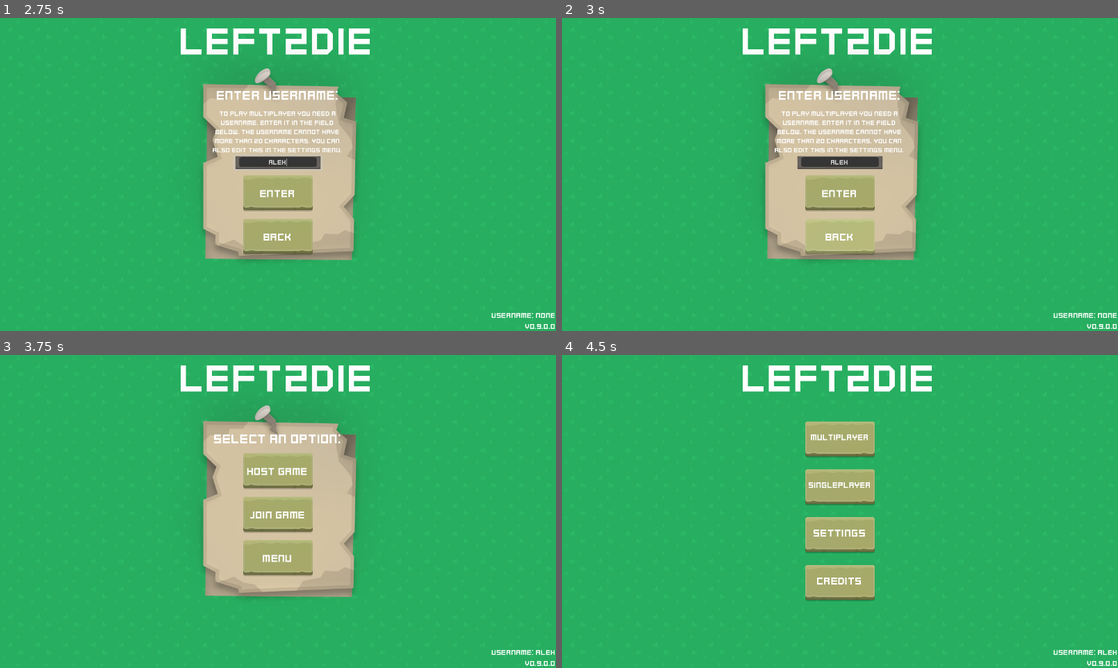
Above: before the commit, frames 1-4 (two rows, left to right).
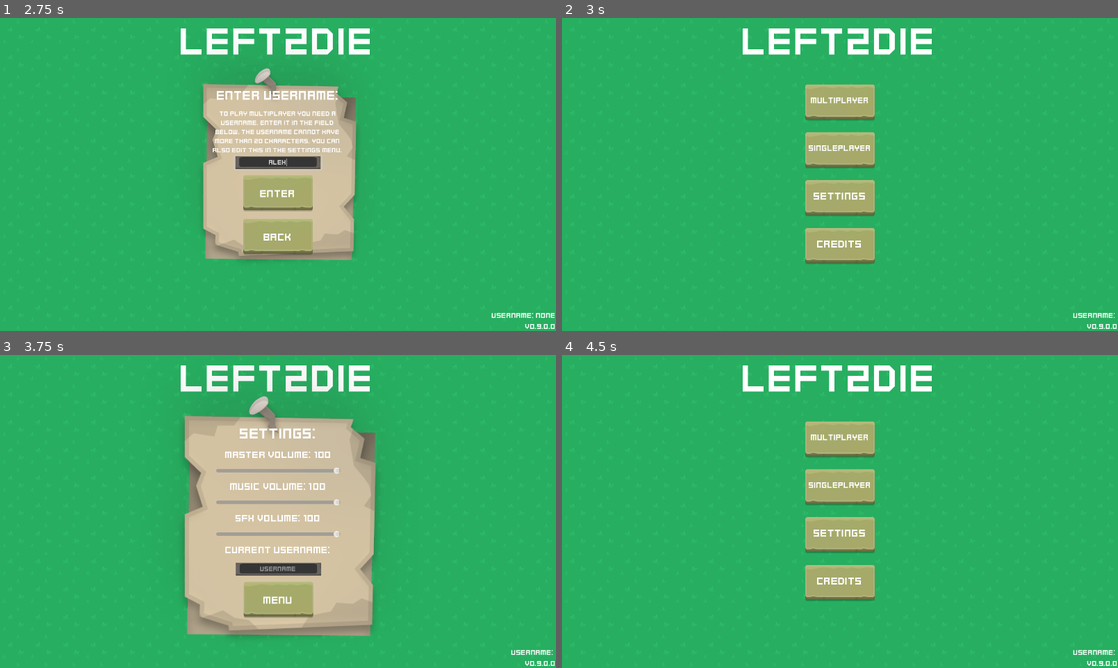
Above: after the commit, the same moments.

Repository: Sparrowworks/Left2Die
Game: Godot game, scene res://src/MainMenu/MainMenu.tscn
Same seed, same stepped clock (60 frames per second), same inputs: the game is played once before the commit and once after it. Sound files missing from this copy of the repository are replaced by a short silence.
Inputs (mouse positions are in pixels of both pictures, inside the frame that each line leads up to):
- Up to frame 1 (2.75 s): click "Singleplayer" at 0.5 s; click "MULTIPLAYER" at 1.25 s; click (278, 161) at 2.02 s; type "Alex" at 2.1 s
- Up to frame 2 (3 s): click "BACK" at 2.75 s
- Up to frame 3 (3.75 s): click (278, 530) at 3.5 s, where only the run before the commit has a clickable "ENTER"
- Up to frame 4 (4.5 s): click "MENU" (after the commit: "Menu") at 4.25 s

Frame 1 is identical in both runs. In frame 2, 14% of the frame differs, in the area x 36-100%, y 16-96%; in frame 3, 16%, in the area x 33-100%, y 13-96%; in frame 4, 0.1%.

Commit message:
Fixed missed signal connection

Diff:
--- a/src/MainMenu/MainMenu.gd
+++ b/src/MainMenu/MainMenu.gd
@@ -100,3 +100,4 @@
 	main_menu.show()
 	settings.hide()
 	credits.hide()
+	username_enter.hide()
--- a/src/MainMenu/MainMenu.tscn
+++ b/src/MainMenu/MainMenu.tscn
@@ -200,6 +200,7 @@
 [connection signal="pressed" from="Menu/ButtonBox/Settings" to="." method="_on_settings_pressed"]
 [connection signal="pressed" from="Menu/ButtonBox/Credits" to="." method="_on_credits_pressed"]
 [connection signal="pressed" from="UsernameEnter/Panel/VBoxContainer/Control/ConfirmButton" to="." method="_on_confirm_button_pressed"]
+[connection signal="pressed" from="UsernameEnter/Panel/VBoxContainer/Control2/BackButton" to="." method="_on_settings_menu_button_pressed"]
 [connection signal="pressed" from="GameSelect/Panel/VBoxContainer/Control/HostGameButton" to="." method="_on_host_game_button_pressed"]
 [connection signal="pressed" from="GameSelect/Panel/VBoxContainer/Control2/JoinGameButton" to="." method="_on_join_game_button_pressed"]
 [connection signal="pressed" from="GameSelect/Panel/VBoxContainer/Control3/MenuButton" to="." method="_on_menu_button_pressed"]
